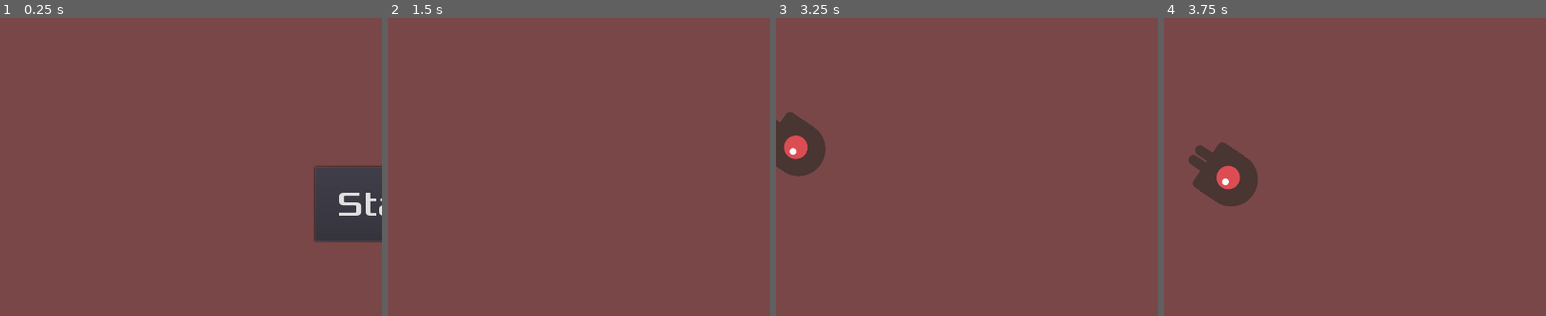
Above: before the commit, frames 1-4 (left to right).
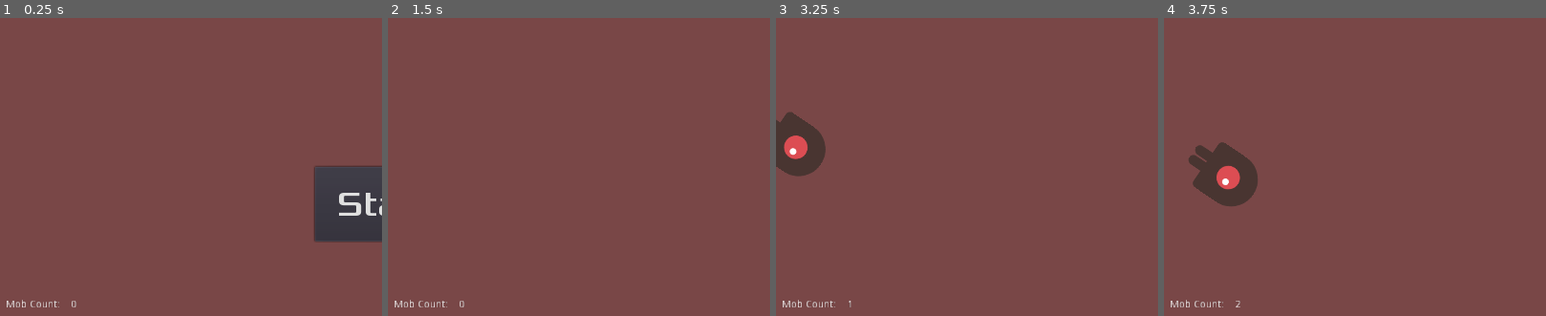
Above: after the commit, the same moments.

Repository: tomasquinones/dodge_dude_web
Game: Godot game, scene res://Main.tscn
The game is run twice, just before and just after one commit, with the same random seed, the same clock (stepped at 60 frames per second) and the same inputs.
Inputs:
- Up to frame 1 (0.25 s): no input
- Up to frame 2 (1.5 s): click "Start" at 0.5 s; tap Enter (start_game) at 1.25 s; hold Right (move_right) from 1.28 s (still down); hold M (ui_mob_counter, bound only after the commit) from 1.28 s (still down)
- Up to frame 3 (3.25 s): release Right (move_right) at 2.03 s; release M (ui_mob_counter, bound only after the commit) at 2.03 s; hold Down (move_down) 2.03-2.78 s; tap Enter (start_game) at 2.1 s; tap M (ui_mob_counter, bound only after the commit) at 2.3 s; hold Right (move_right) from 2.78 s (still down); hold M (ui_mob_counter, bound only after the commit) from 2.78 s (still down)
- Up to frame 4 (3.75 s): release Right (move_right) at 3.53 s; release M (ui_mob_counter, bound only after the commit) at 3.53 s; hold Up (move_up) from 3.53 s (still down); tap M (ui_mob_counter, bound only after the commit) at 3.6 s
The pictures show only the part of the screen within x 0-50%, y 50-100%; the shares and areas given below are measured in that part.

The runs differ from the first frame. In frame 1, 0.2% of the frame differs, in the area x 1-20%, y 94-98%; in frame 2, 0.2%; in frame 3, 0.1%; in frame 4, 0.1%.

Commit message:
mob counter and toggle with m

Diff:
--- a/HUD.gd
+++ b/HUD.gd
@@ -5,7 +5,7 @@
 # Declare member variables here. Examples:
 # var a = 2
 # var b = "text"
-
+var counter_shown = true
 
 # Called when the node enters the scene tree for the first time.
 func _ready():
@@ -13,8 +13,17 @@
 
 
 # Called every frame. 'delta' is the elapsed time since the previous frame.
-#func _process(delta):
-#	pass
+func _process(delta):
+	if Input.is_action_just_released("ui_mob_counter"):
+	# if Input.is_action_pressed("ui_mob_counter"):
+			if counter_shown:
+				$MobCounterValue.hide()
+				$MobCounterLabel.hide()
+				counter_shown = false
+			else:
+				$MobCounterValue.show()
+				$MobCounterLabel.show()
+				counter_shown = true
 
 func show_message(text):
 	$Message.text = text
@@ -39,6 +48,9 @@
 func update_highscore(highscore):
 	$HighScoreValue.text = str(highscore)
 
+func update_mob_count(count):
+	$MobCounterValue.text = str(count)
+
 
 
 func _on_StartButton_pressed():
--- a/HUD.tscn
+++ b/HUD.tscn
@@ -73,5 +73,19 @@
 custom_fonts/font = SubResource( 1 )
 text = "0"
 
+[node name="MobCounterLabel" type="Label" parent="."]
+margin_left = 8.0
+margin_top = 778.0
+margin_right = 81.0
+margin_bottom = 792.0
+text = "Mob Count:"
+
+[node name="MobCounterValue" type="Label" parent="."]
+margin_left = 95.0
+margin_top = 778.0
+margin_right = 135.0
+margin_bottom = 792.0
+text = "0"
+
 [connection signal="pressed" from="StartButton" to="." method="_on_StartButton_pressed"]
 [connection signal="timeout" from="MessageTimer" to="." method="_on_MessageTimer_timeout"]
--- a/Main.gd
+++ b/Main.gd
@@ -7,6 +7,7 @@
 # var b = "text"
 var score
 var highscore = 0
+var mob_count = 0
 
 # Called when the node enters the scene tree for the first time.
 func _ready():
@@ -37,6 +38,7 @@
 	$HUD.show_message("Get Ready")
 	get_tree().call_group("mobs", "queue_free")
 	$Music.play()
+	mob_count = 0
 
 func _on_StartTimer_timeout():
 	$MobTimer.start()
@@ -71,3 +73,5 @@
 
 	# Spawn the  m ob by adding it to the Main scene.
 	add_child(mob)
+	mob_count += 1
+	$HUD.update_mob_count(mob_count)
--- /dev/null
+++ b/SettingsArea.tscn
@@ -0,0 +1,77 @@
+[gd_scene load_steps=2 format=2]
+
+[ext_resource path="res://SettingsArea.gd" type="Script" id=1]
+
+[node name="SettingsArea" type="CanvasLayer"]
+script = ExtResource( 1 )
+
+[node name="SettingsLabel" type="Label" parent="."]
+margin_left = 481.0
+margin_top = 481.0
+margin_right = 532.0
+margin_bottom = 512.0
+text = "Settings
+"
+
+[node name="MusicVolume" type="Label" parent="."]
+margin_left = 388.0
+margin_top = 550.0
+margin_right = 483.0
+margin_bottom = 564.0
+text = "Music Volume:"
+
+[node name="HSlider" type="HSlider" parent="MusicVolume"]
+margin_left = 121.0
+margin_top = -4.0
+margin_right = 271.0
+margin_bottom = 16.0
+value = 100.0
+
+[node name="DeathSoundLabel" type="Label" parent="."]
+margin_left = 400.0
+margin_top = 519.0
+margin_right = 485.0
+margin_bottom = 533.0
+text = "Death Sound:"
+
+[node name="DeathSoundCheck" type="CheckBox" parent="DeathSoundLabel"]
+margin_left = 114.0
+margin_top = -9.0
+margin_right = 138.0
+margin_bottom = 15.0
+
+[node name="PlayerSpeedLabel" type="Label" parent="."]
+margin_left = 392.0
+margin_top = 591.0
+margin_right = 478.0
+margin_bottom = 605.0
+text = "Player Speed:"
+
+[node name="HSlider" type="HSlider" parent="PlayerSpeedLabel"]
+margin_left = 121.0
+margin_top = -4.0
+margin_right = 271.0
+margin_bottom = 16.0
+value = 50.0
+
+[node name="MobSpeedLabel" type="Label" parent="."]
+margin_left = 400.0
+margin_top = 635.0
+margin_right = 475.0
+margin_bottom = 649.0
+text = "Mob Speed:"
+
+[node name="HSlider" type="HSlider" parent="MobSpeedLabel"]
+anchor_left = -5.126
+anchor_top = -45.086
+anchor_right = -5.126
+anchor_bottom = -45.086
+margin_left = 497.45
+margin_top = 626.204
+margin_right = 647.45
+margin_bottom = 646.204
+hint_tooltip = "Right to increase speed
+Left to decrease speed	"
+value = 50.0
+
+[connection signal="value_changed" from="PlayerSpeedLabel/HSlider" to="." method="_on_HSlider_value_changed"]
--- a/project.godot
+++ b/project.godot
@@ -51,6 +51,16 @@
 "events": [ Object(InputEventKey,"resource_local_to_scene":false,"resource_name":"","device":0,"alt":false,"shift":false,"control":false,"meta":false,"command":false,"pressed":false,"scancode":16777221,"physical_scancode":0,"unicode":0,"echo":false,"script":null)
  ]
 }
+quit_game={
+"deadzone": 0.5,
+"events": [ Object(InputEventKey,"resource_local_to_scene":false,"resource_name":"","device":0,"alt":false,"shift":false,"control":false,"meta":false,"command":false,"pressed":false,"scancode":16777217,"physical_scancode":0,"unicode":0,"echo":false,"script":null)
+ ]
+}
+ui_mob_counter={
+"deadzone": 0.5,
+"events": [ Object(InputEventKey,"resource_local_to_scene":false,"resource_name":"","device":0,"alt":false,"shift":false,"control":false,"meta":false,"command":false,"pressed":false,"scancode":77,"physical_scancode":0,"unicode":0,"echo":false,"script":null)
+ ]
+}
 
 [physics]
 
